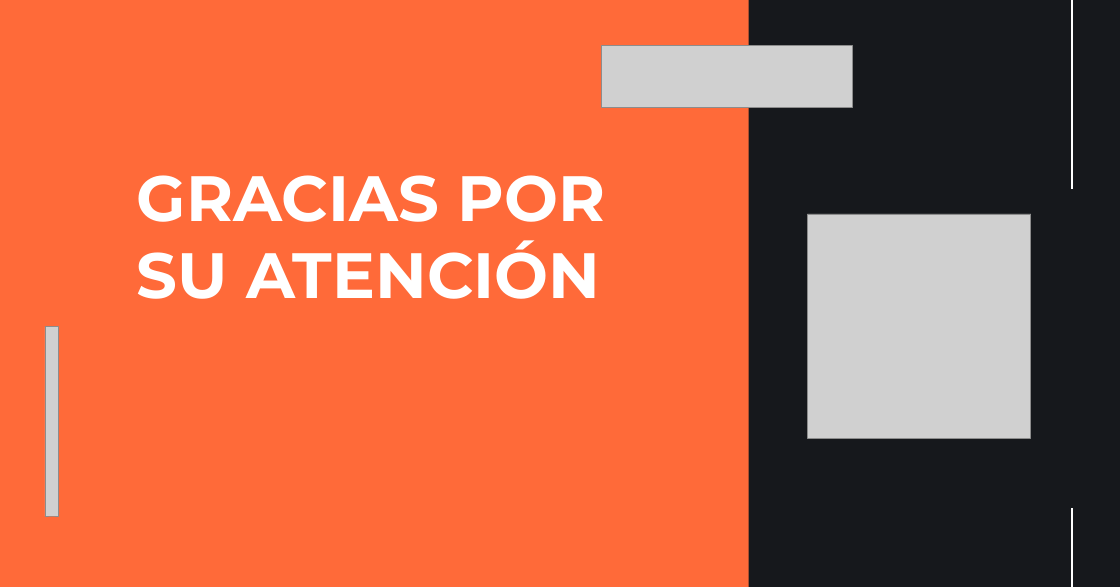
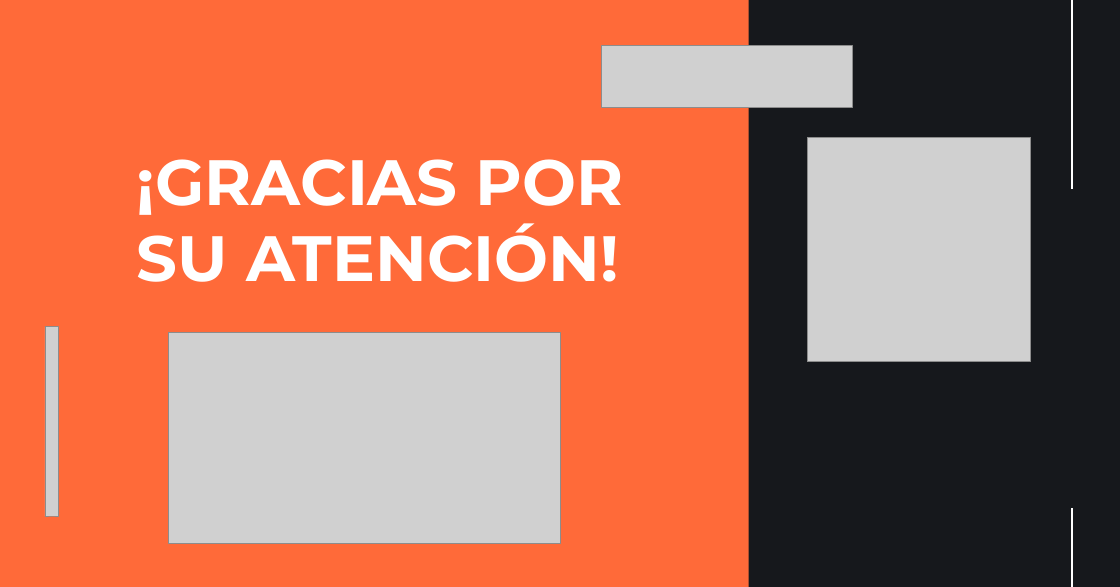
Before and after one commit to yessespinosa/Equipo-10-Prototype-day, a slide deck: slide 17 of Equipo 10 - Prototype Day.pptx (slide 4 before the commit). Drawn at 1120x587 pixels with LibreOffice and Linux fonts; fonts in the diff are those of the drawing; grey boxes stand for pictures. Boxes give left, top, right and bottom in pixels: in the first picture for what was removed or moved away, otherwise in the second. Text is boxed around its words. In the diff, an @@ line names an element or a change of style, - is before the commit and + after.

```diff
--- a/Equipo 10 - Prototype Day.pptx
+++ b/Equipo 10 - Prototype Day.pptx
@@ picture: place and size @@
-picture at [807,214,1031,438]
+picture at [807,137,1031,362]
@@ text at [137,159,624,282]: text changed @@
-GRACIAS POR SU ATENCIÓN
+¡GRACIAS POR SU ATENCIÓN!
@@ picture added at [169,332,560,543] @@
```
Also in this commit, not shown: 1 other slide changed, 14 slides added, 1 slide removed.
